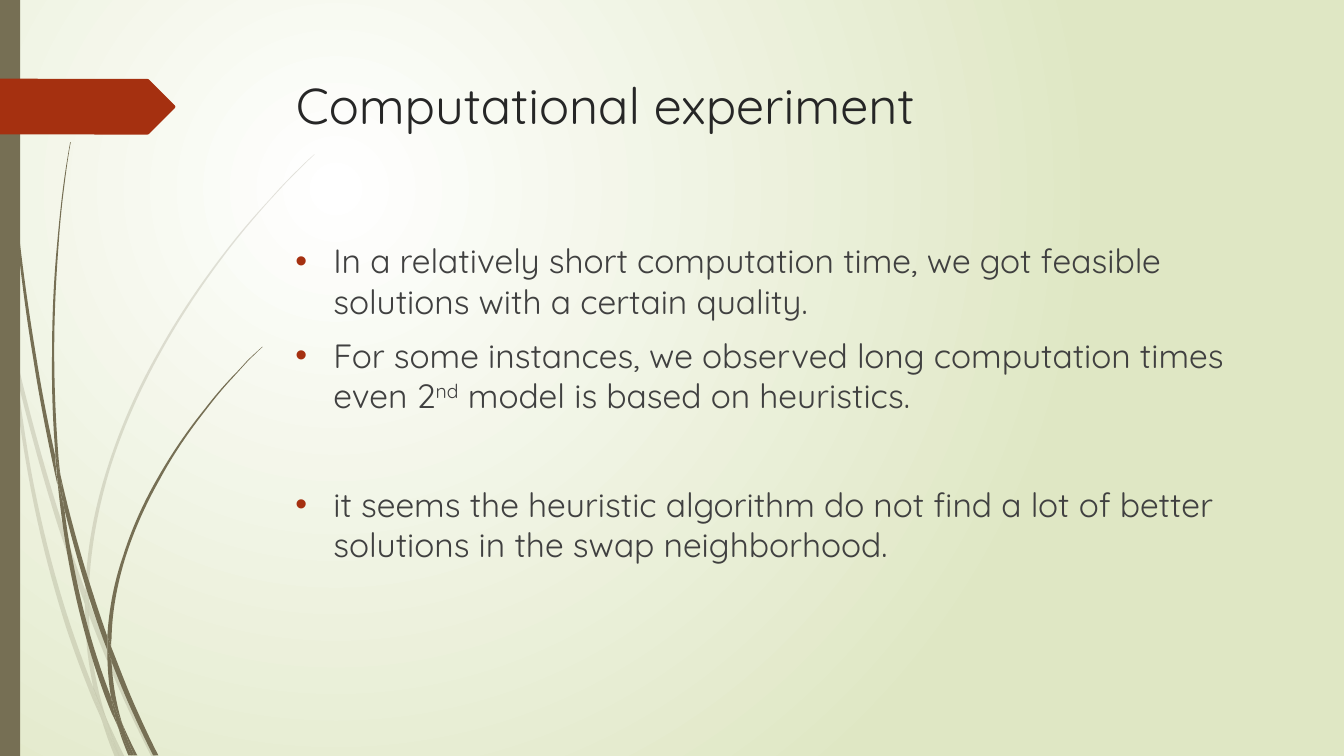
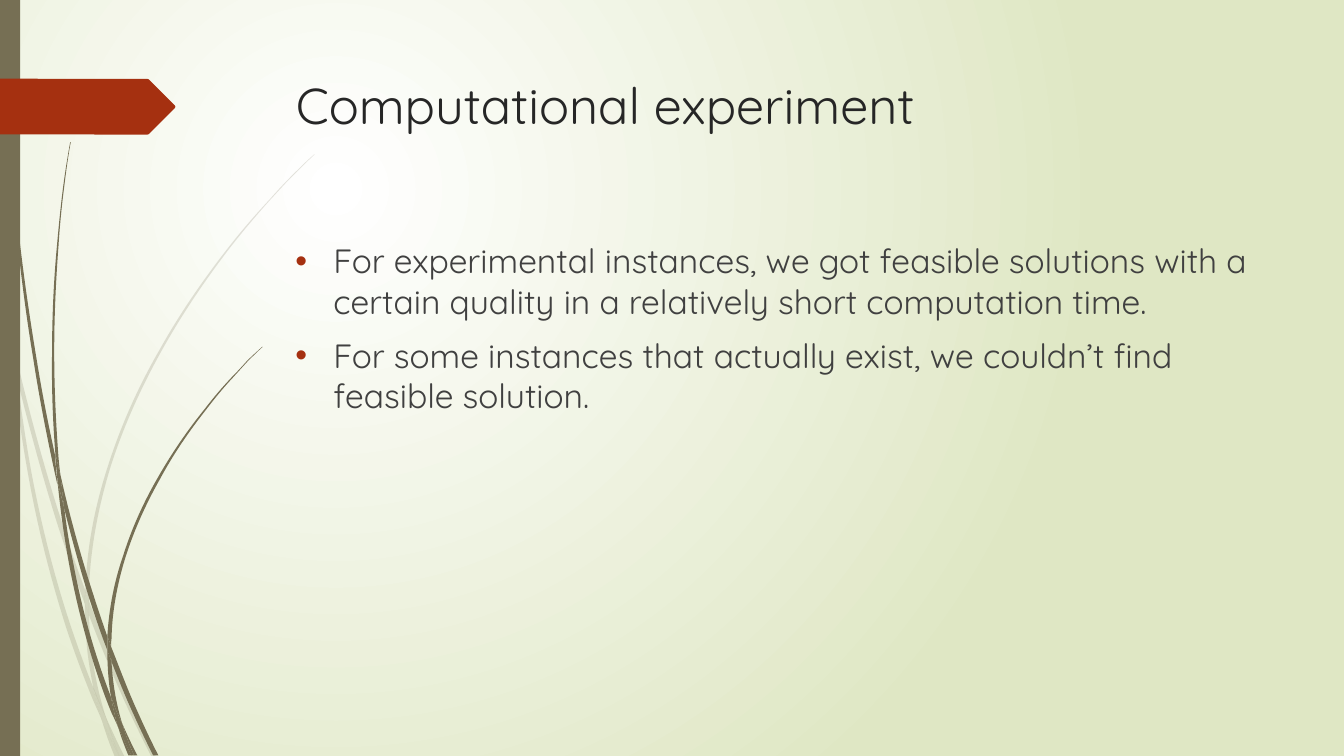
Before and after one commit to r-kurosu/kline_new, a slide deck: slide 38 of 竹田_修論発表.pptx (slide 37 before the commit). Drawn at 1344x756 pixels with LibreOffice and Linux fonts; fonts in the diff are those of the drawing. Boxes give left, top, right and bottom in pixels: in the first picture for what was removed or moved away, otherwise in the second. Text is boxed around its words. In the diff, an @@ line names an element or a change of style, - is before the commit and + after.

```diff
--- a/竹田_修論発表.pptx
+++ b/竹田_修論発表.pptx
@@ text at (x1=333, y1=248, x2=1246, y2=409): text changed @@
-• In a relatively short computation time, we got feasible solutions with a certain quality.
-• For some instances, we observed long computation times even 2nd model is based on heuristics.
-• it seems the heuristic algorithm do not find a lot of better solutions in the swap neighborhood.
+• For experimental instances, we got feasible solutions with a certain quality in a relatively short computation time.
+• For some instances that actually exist, we couldn’t find feasible solution.
```
Also in this commit, not shown: 6 other slides changed, 2 slides added.
